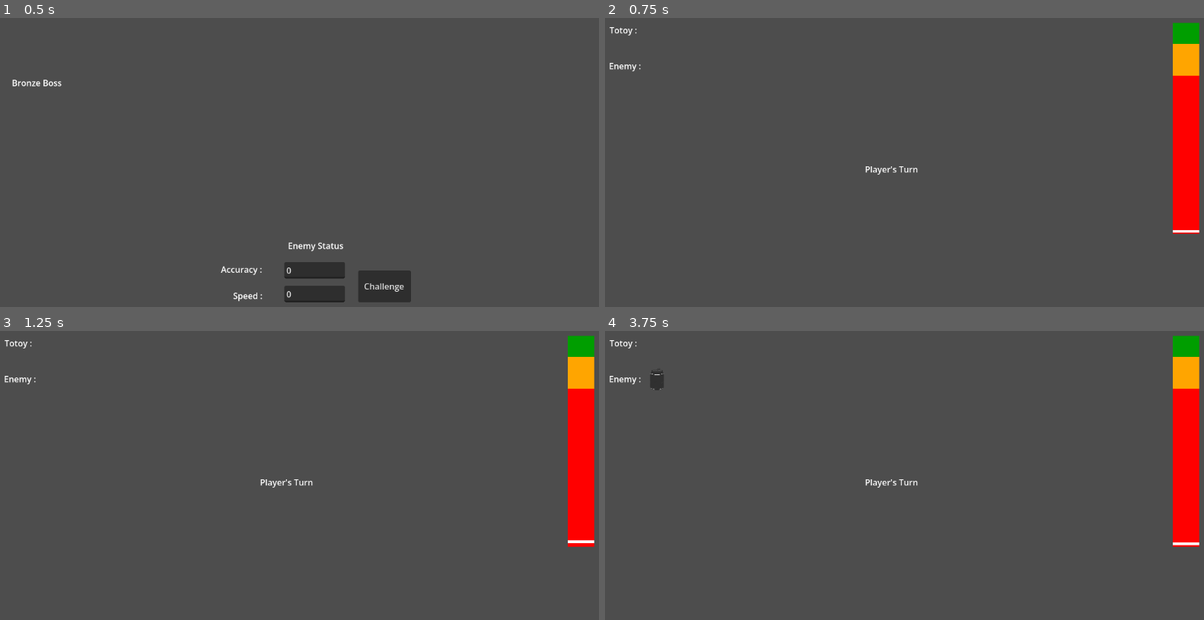
Above: before the commit, frames 1-4 (two rows, left to right).
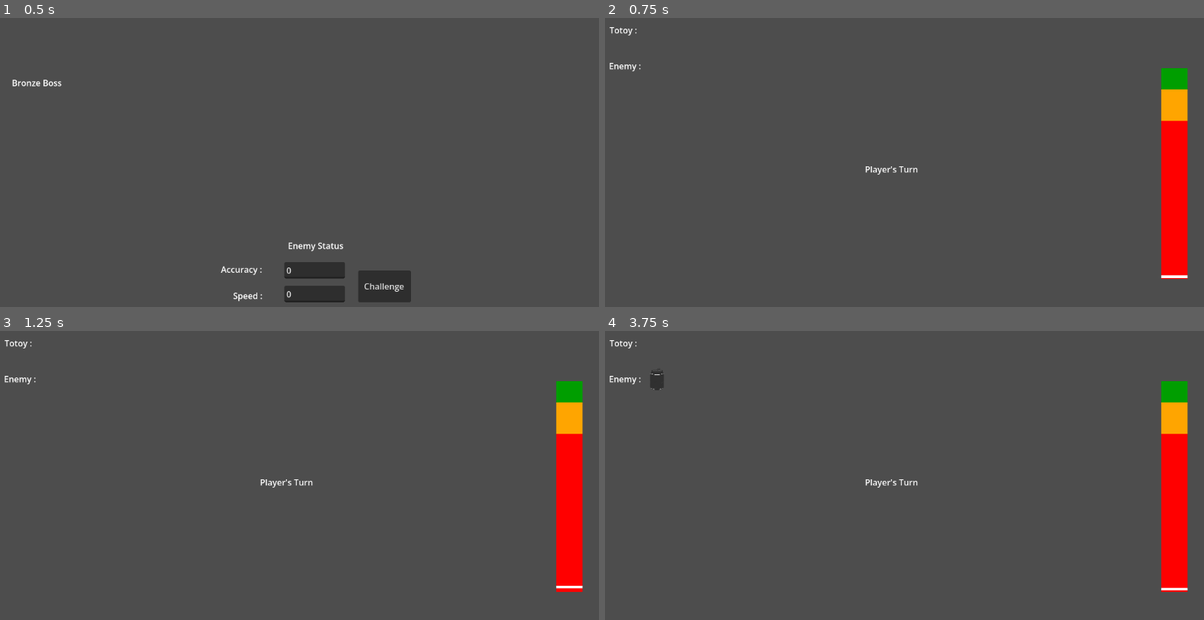
Above: after the commit, the same moments.

Repository: TuwonXD/Kalye404
Game: Godot game, scene res://menu.tscn
Same seed, same stepped clock (60 frames per second), same inputs: the game is played once before the commit and once after it.
Inputs:
- Up to frame 1 (0.5 s): no input
- Up to frame 2 (0.75 s): click "Challenge" at 0.5 s
- Up to frame 3 (1.25 s): no input
- Up to frame 4 (3.75 s): hold Space (StopArrow) 1.28-2.03 s; tap Space (StopArrow) at 2.1, 3.6 s; tap Enter at 2.75 s; hold Space (StopArrow) 2.78-3.53 s

Frame 1 is identical in both runs. In frame 2, 4.2% of the frame differs, in the area x 92-100%, y 1-91%; in frame 3, 4.2%; in frame 4, 4.2%.

Commit message:
accuracy / speed bar placement adjustment

Diff:
--- a/game/features/tumbang-preso/tumbang_preso.tscn
+++ b/game/features/tumbang-preso/tumbang_preso.tscn
@@ -8,10 +8,10 @@
 script = ExtResource("1_iiiae")
 
 [node name="PowerBar" parent="." unique_id=692389063 instance=ExtResource("1_gl814")]
-offset_left = 1077.0
-offset_top = 18.0
-offset_right = 1117.0
-offset_bottom = 58.0
+offset_left = 1055.0
+offset_top = 104.0
+offset_right = 1105.0
+offset_bottom = 504.0
 
 [node name="UI" parent="." unique_id=138204179 instance=ExtResource("1_ui001")]
 player_power_bar_path = NodePath("..")
